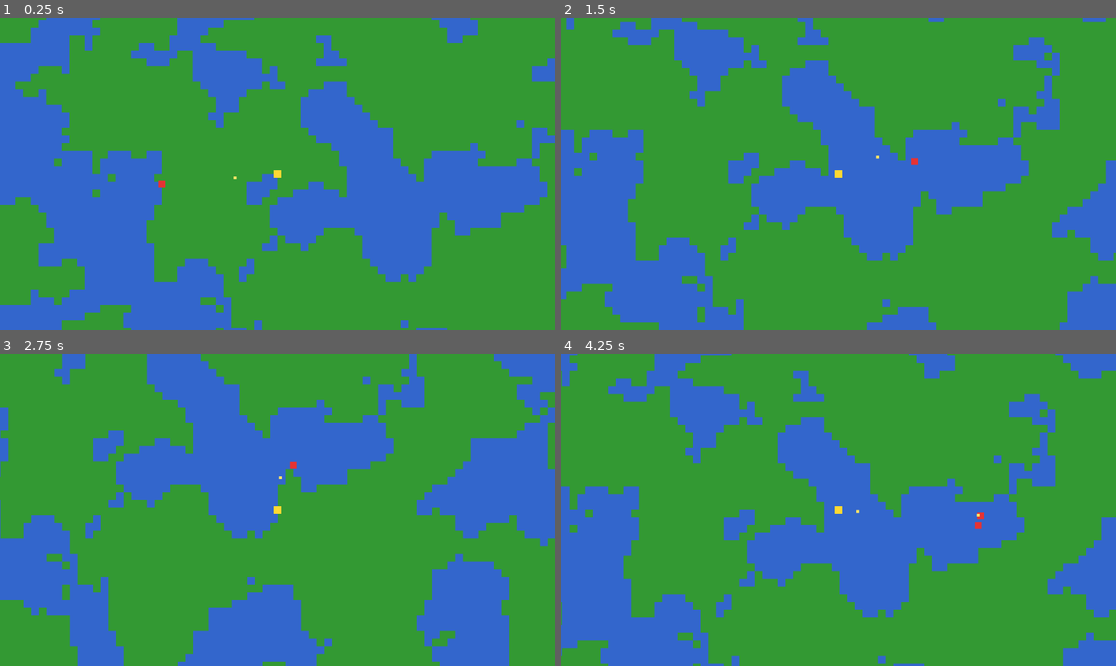
Above: before the commit, frames 1-4 (two rows, left to right).
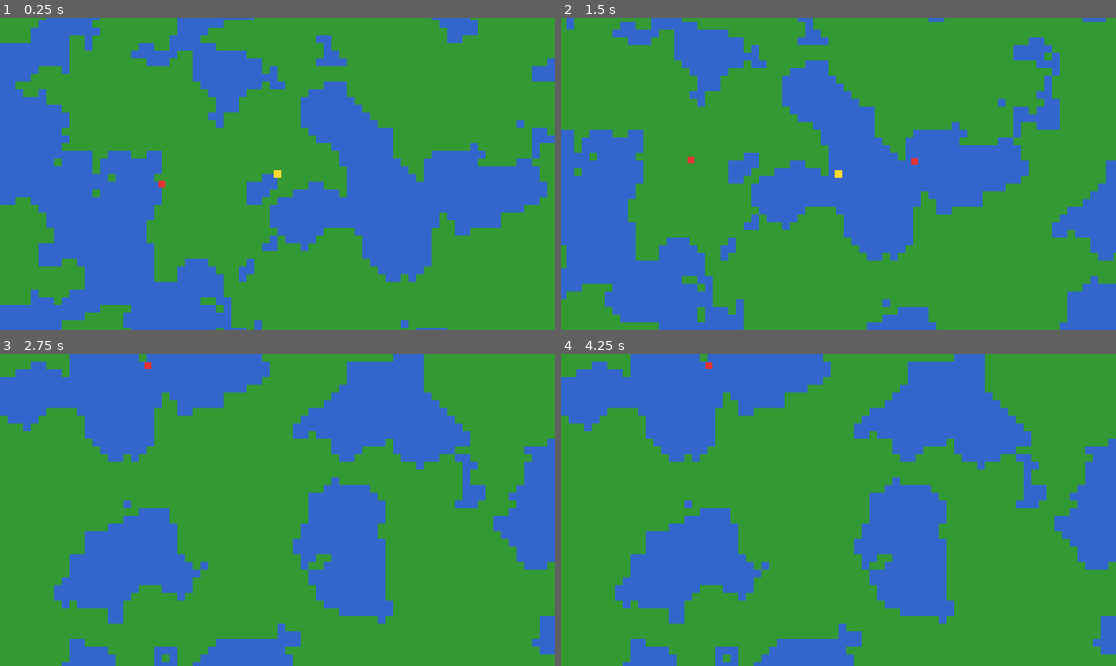
Above: after the commit, the same moments.

Repository: aegissana-sudo/vada
Game: Godot game, scene res://Main.tscn
Two runs of this game, one before a commit and one after it. Both use one fixed random seed, a clock stepped at 60 frames per second and the inputs below.
Inputs:
- Up to frame 1 (0.25 s): no input
- Up to frame 2 (1.5 s): tap Enter at 0.5 s; hold Right (ui_right) 0.53-1.28 s; hold Down (ui_down) from 1.28 s (still down)
- Up to frame 3 (2.75 s): release Down (ui_down) at 2.03 s; hold Right (ui_right) from 2.03 s (still down)
- Up to frame 4 (4.25 s): release Right (ui_right) at 2.78 s; hold Up (ui_up) 2.78-3.53 s; hold Left (ui_left) from 3.53 s (still down)

The runs differ from the first frame. In frame 1, less than 0.1% of the frame differs, in the area x 42-43%, y 50-52%; in frame 2, less than 0.1%; in frame 3, 51%, in the area x 0-100%, y 0-100%; in frame 4, 47%.
Error after the commit: Invalid access to property or key 'global_position' on a base object of type 'previously freed'. (res://scripts/world.gd:47)

Commit message:
Add player health and contact damage

Diff:
--- a/scripts/player.gd
+++ b/scripts/player.gd
@@ -4,11 +4,16 @@
 @export var shoot_interval := 0.4
 @export var bullet_speed := 380.0
 @export var bullet_damage := 1
+@export var max_health := 5
+@export var contact_damage := 1
+@export var damage_interval := 0.5
 
 @onready var sprite: Sprite2D = $Sprite2D
 
 var _shoot_timer := 0.0
+var _damage_timer := 0.0
 var _bullet_script := preload("res://scripts/bullet.gd")
+var _health := max_health
 
 func _ready() -> void:
     var image := Image.create(16, 16, false, Image.FORMAT_RGBA8)
@@ -16,7 +21,7 @@
     var texture := ImageTexture.create_from_image(image)
     sprite.texture = texture
 
-func _physics_process(_delta: float) -> void:
+func _physics_process(delta: float) -> void:
     var input_vector := Vector2(
         Input.get_action_strength("ui_right") - Input.get_action_strength("ui_left"),
         Input.get_action_strength("ui_down") - Input.get_action_strength("ui_up")
@@ -27,6 +32,8 @@
 
     velocity = input_vector * speed
     move_and_slide()
+    _damage_timer = max(_damage_timer - delta, 0.0)
+    _apply_contact_damage()
 
 func _process(delta: float) -> void:
     _shoot_timer -= delta
@@ -68,3 +75,22 @@
     bullet.speed = bullet_speed
     bullet.damage = bullet_damage
     get_parent().add_child(bullet)
+
+func _apply_contact_damage() -> void:
+    if _damage_timer > 0.0:
+        return
+
+    for index in range(get_slide_collision_count()):
+        var collision := get_slide_collision(index)
+        if collision == null:
+            continue
+        var collider := collision.get_collider()
+        if collider != null and collider.is_in_group("enemies"):
+            take_damage(contact_damage)
+            _damage_timer = damage_interval
+            return
+
+func take_damage(amount: int) -> void:
+    _health -= amount
+    if _health <= 0:
+        queue_free()
